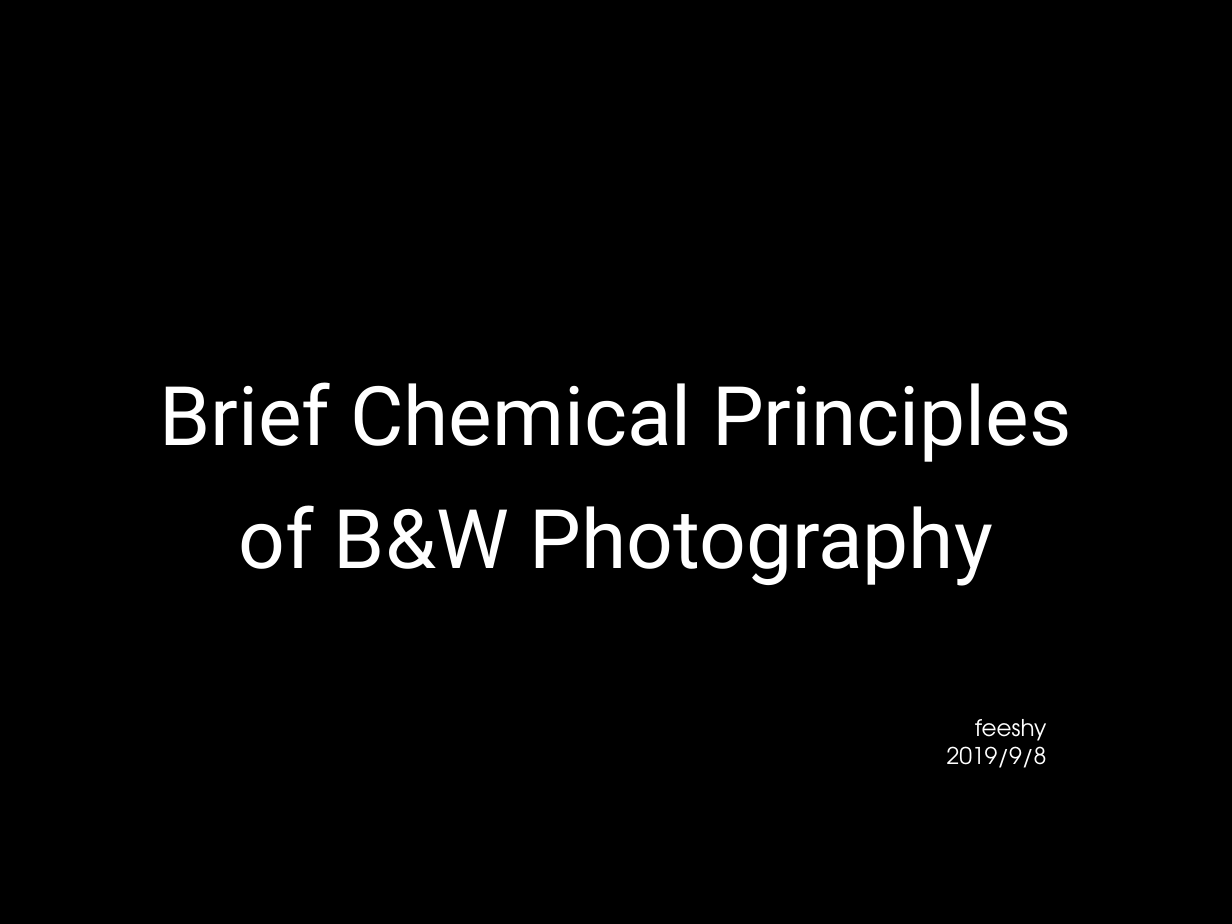
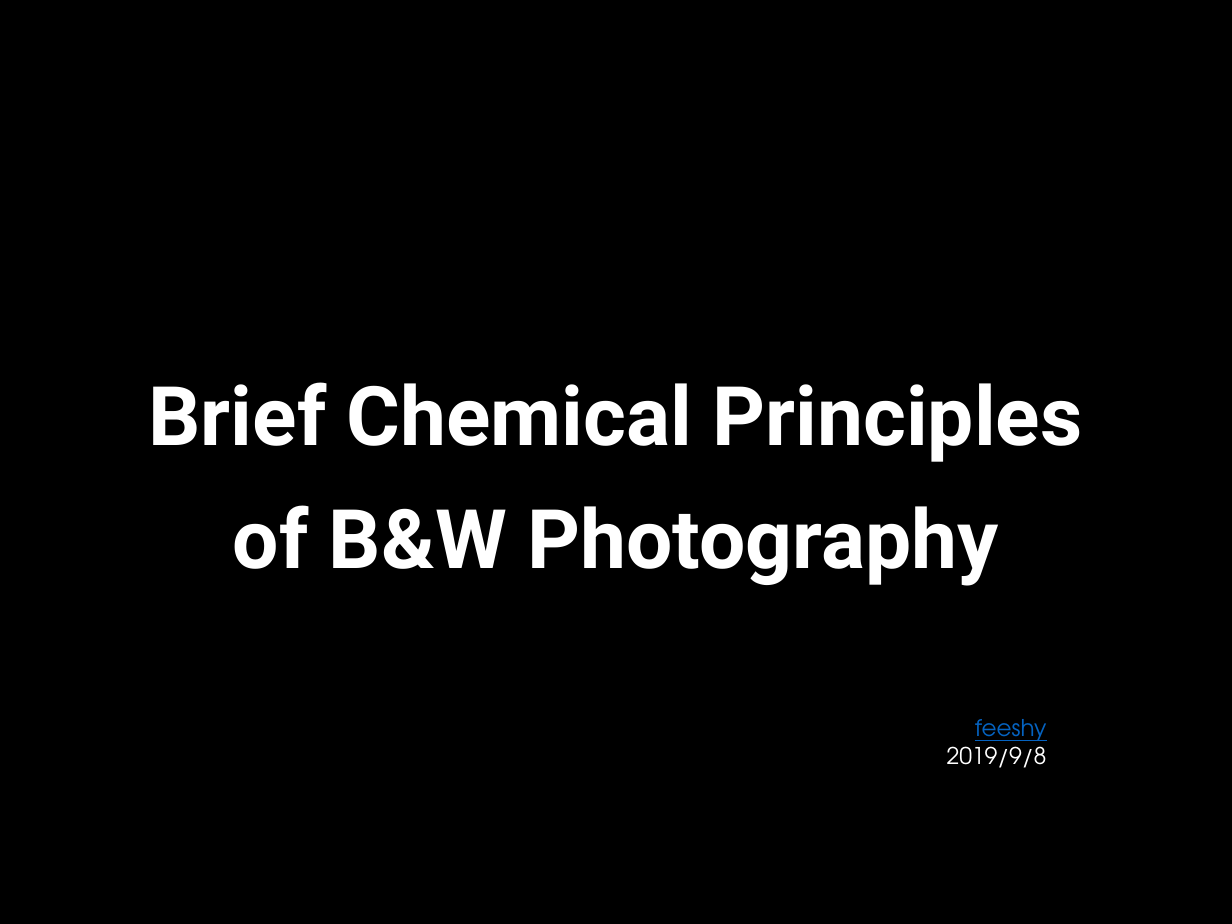
Before and after one commit to Dafrok/feeshy.github.io, a slide deck: slide 1 of photography/bnw_chem.ppsx. Drawn at 1232x924 pixels with LibreOffice and Linux fonts; fonts in the diff are those of the drawing. Boxes give left, top, right and bottom in pixels: in the first picture for what was removed or moved away, otherwise in the second. Text is boxed around its words. In the diff, an @@ line names an element or a change of style, - is before the commit and + after.

```diff
--- a/photography/bnw_chem.ppsx
+++ b/photography/bnw_chem.ppsx
@@ title "Brief Chemical Principles of B&W ..." at box(149, 382, 1083, 586): bold on @@
@@ text at box(975, 719, 1047, 748): text colour #FFFFFF to #0563C1, underline on in "feeshy" @@
```
Also in this commit, not shown: 7 other slides changed.
